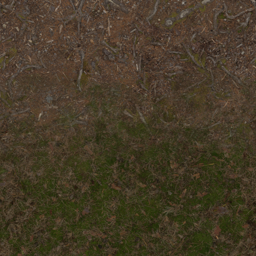
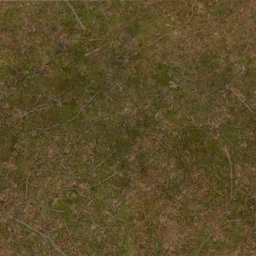
Layered file, before and after one edit (256x256). Changes by layer:
showed "forest_leaves_02_diffuse_2k.jpg", opacity 100% → 39%, moved it above "TexturesCom_Ground_Forest_2x2_1K_albedo.jpg", painted on it over [0, 0, 256, 256]
painted on "TexturesCom_Ground_Forest_2x2_1K_albedo.jpg" over [0, 0, 256, 256]
hid "TexturesCom_Ground_TreeRootsPine_2x2_1K.jpg", painted on it over [0, 0, 256, 256]
hid "rock 6.png", painted on it over [0, 0, 256, 256]
hid "ground_grass_gen_02.png", painted on it over [0, 0, 256, 256]
hid "dirt1.png", painted on it over [0, 0, 256, 256]
